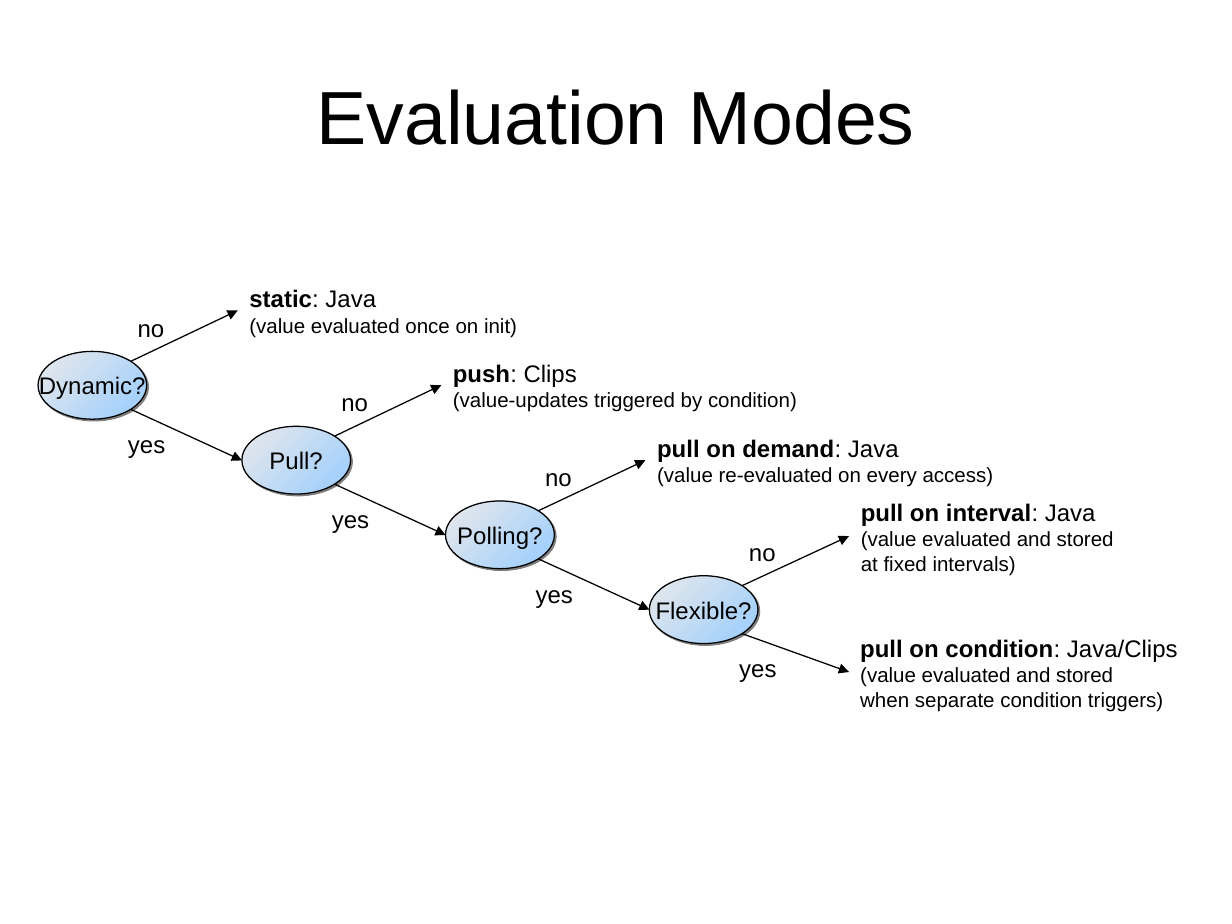
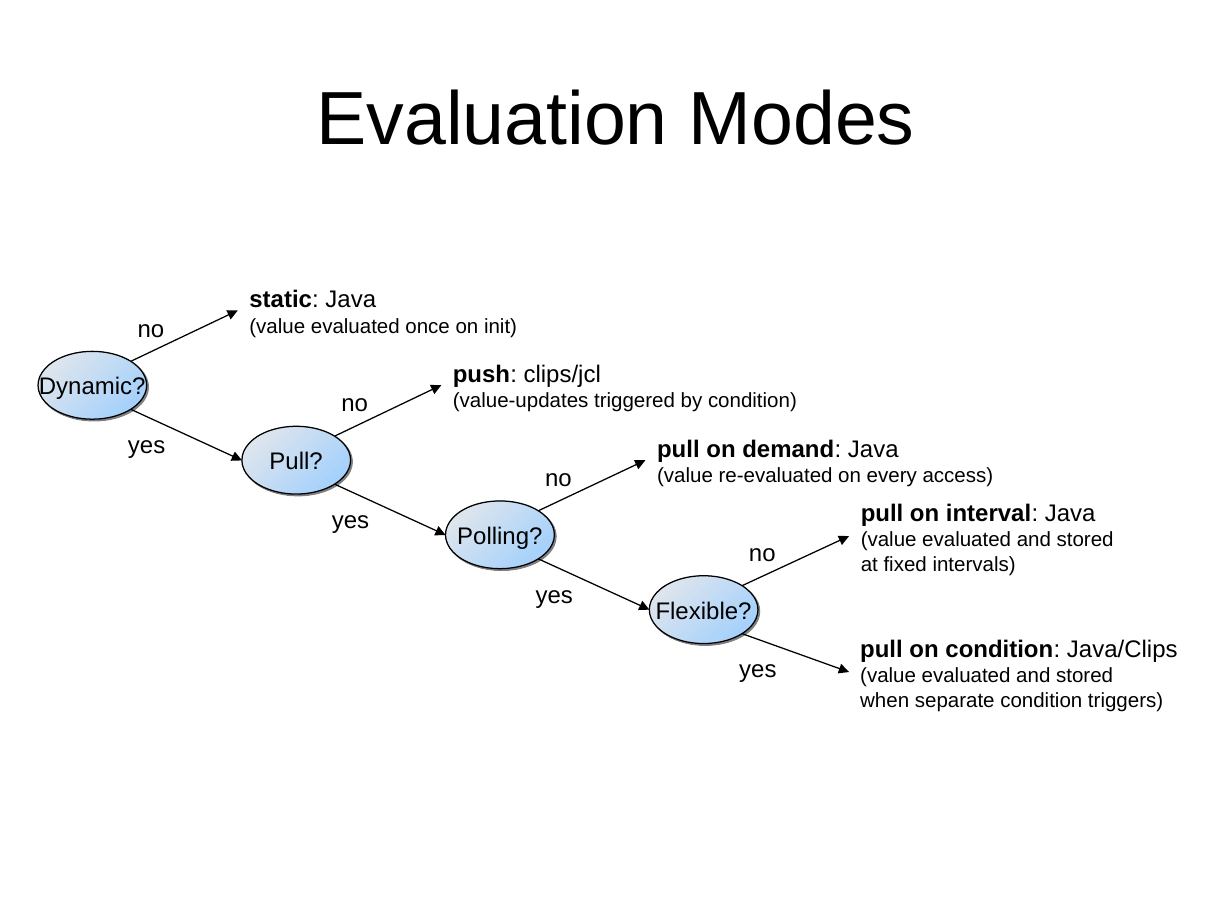
Before and after one commit to actoron/jadex, a slide deck: slide 65 of docs/images.ppt. Drawn at 1232x924 pixels with LibreOffice and Linux fonts; fonts in the diff are those of the drawing. Boxes give left, top, right and bottom in pixels: in the first picture for what was removed or moved away, otherwise in the second. Text is boxed around its words. In the diff, an @@ line names an element or a change of style, - is before the commit and + after.

```diff
--- a/docs/images.ppt
+++ b/docs/images.ppt
@@ text at (453, 364, 601, 387): text changed @@
-push: Clips
+push: clips/jcl
```
Also in this commit, not shown: 1 slide added, 4 other files.
